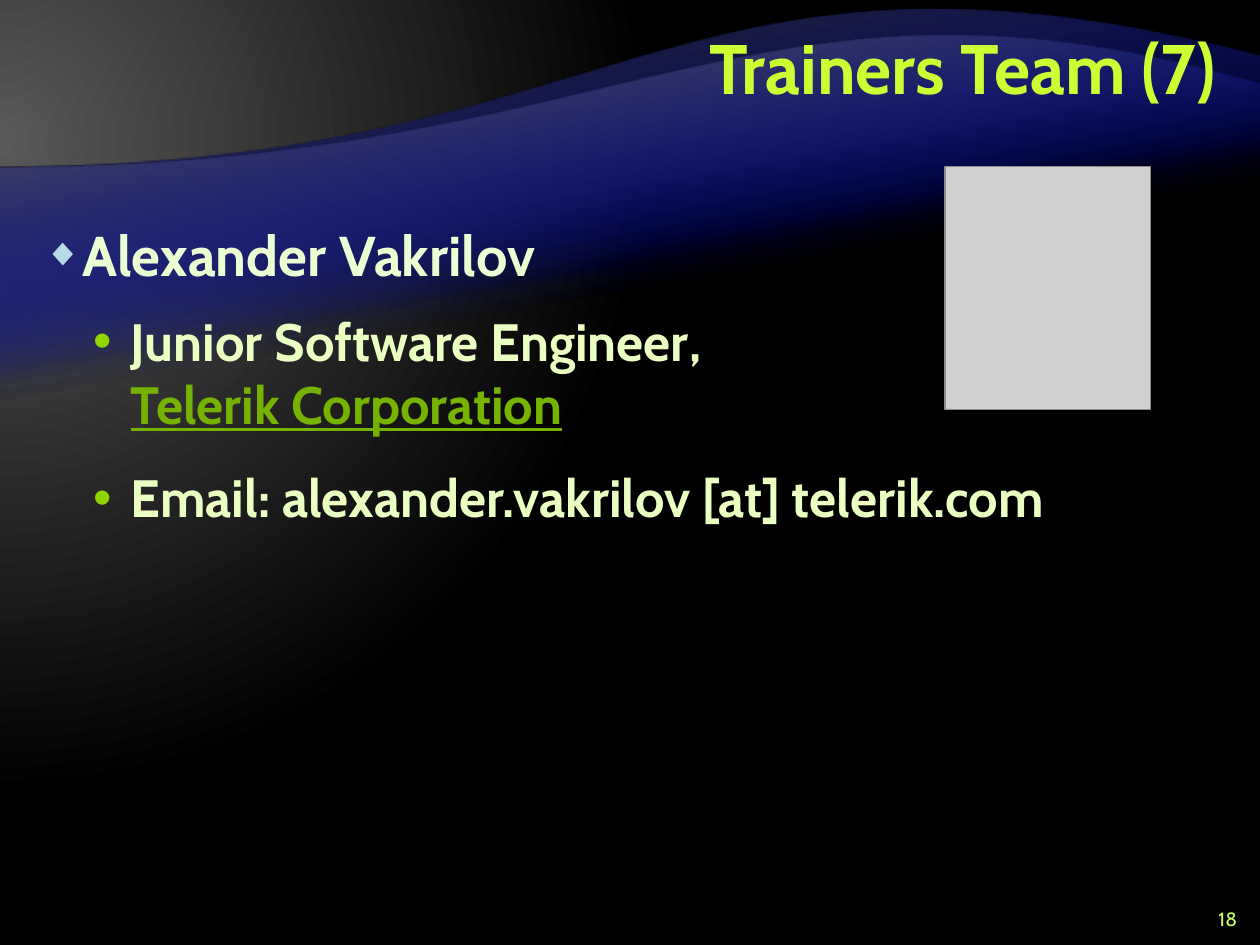
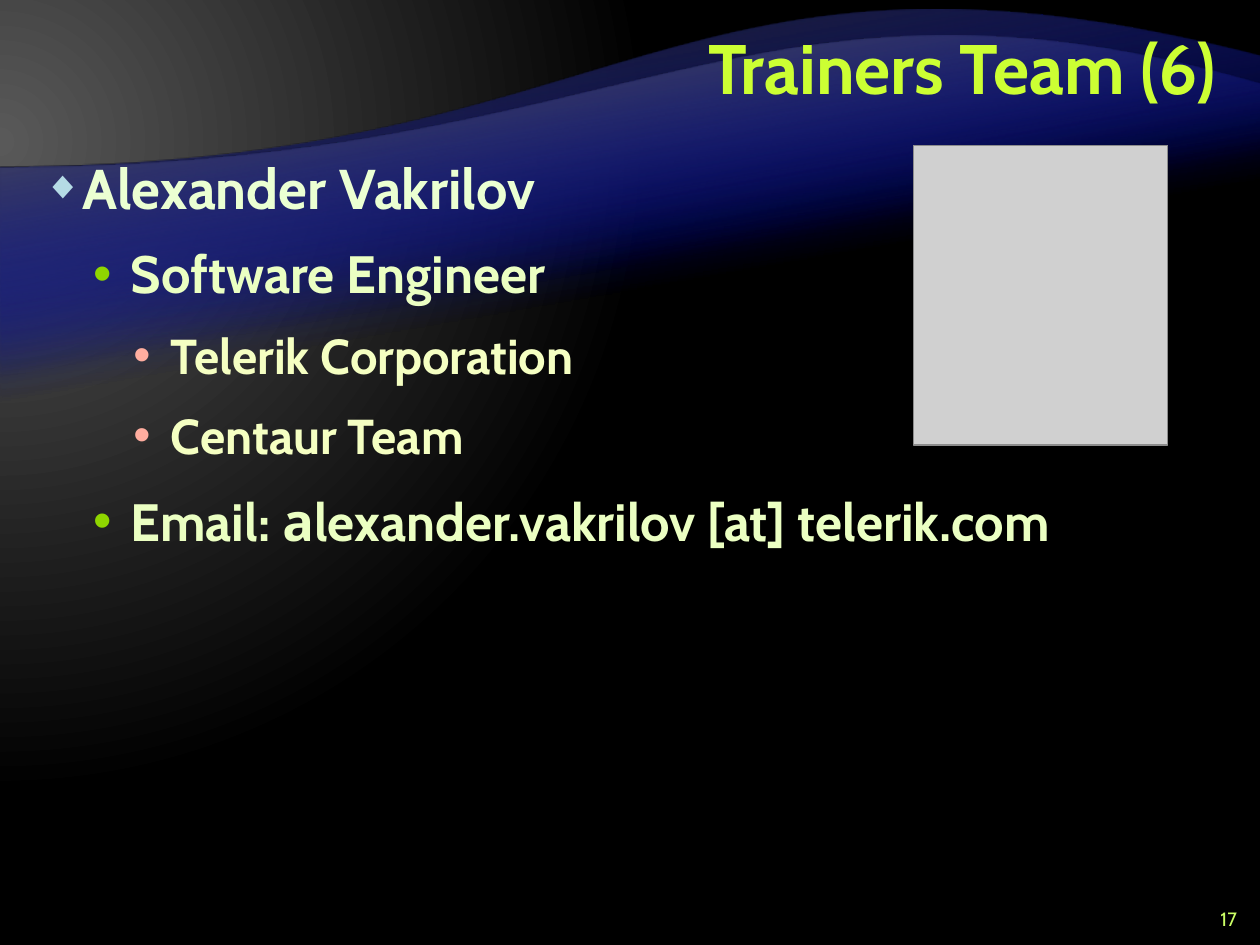
Before and after one commit to Lockheed01/aspnet-mvc-course, a slide deck: slide 17 of Lectures/0. Course Introduction/--for-editing--Course Introduction.pptx (slide 18 before the commit). Drawn at 1260x945 pixels with LibreOffice and Linux fonts; fonts in the diff are those of the drawing; grey boxes stand for pictures; background and template pictures are left out. Boxes give left, top, right and bottom in pixels: in the first picture for what was removed or moved away, otherwise in the second. Text is boxed around its words. In the diff, an @@ line names an element or a change of style, - is before the commit and + after.

```diff
--- a/Lectures/0. Course Introduction/--for-editing--Course Introduction.pptx
+++ b/Lectures/0. Course Introduction/--for-editing--Course Introduction.pptx
@@ title at box(708, 35, 1216, 104): text changed @@
-Trainers Team (7)
+Trainers Team (6)
@@ text "Alexander Vakrilov": place and size @@
-text "Alexander Vakrilov" at box(83, 234, 701, 436)
+text "Alexander Vakrilov" at box(83, 161, 574, 455)
@@ picture: place and size @@
-picture at box(945, 166, 1150, 410)
+picture at box(914, 145, 1168, 445)
@@ text at box(131, 253, 574, 455): text changed; size 30 to 28 pt; text colour #EBFFC2 to #F5FFC2 @@
-  • Junior Software Engineer, Telerik Corporation
+  • Software Engineer
+    • Telerik Corporation
+    • Centaur Team
@@ text at box(131, 501, 1049, 548): text changed @@
-  • Email: alexander.vakrilov [at] telerik.com
+  • Email: аlexander.vakrilov [at] telerik.com
@@ page number at box(1220, 912, 1236, 926): text changed @@
-18
+17
```
Also in this commit, not shown: 12 other slides changed, 4 slides added, 4 slides removed.
